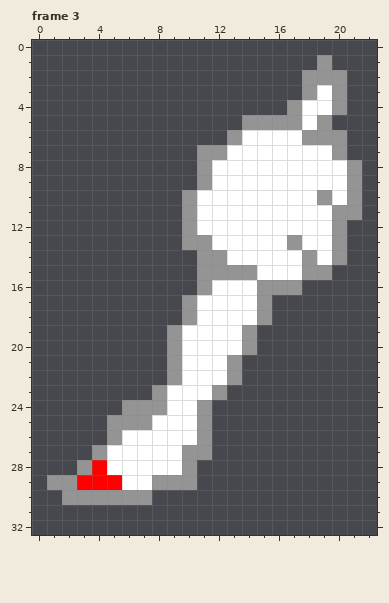
Pixel-art file: resources/sources/icons.ase. That is the earlier state.
32x64 pixels, 4 frames. Shown: frame 3: x 0..22, y 0..32. The commit also changed other frames, which this record leaves out.
The same view after the edit:
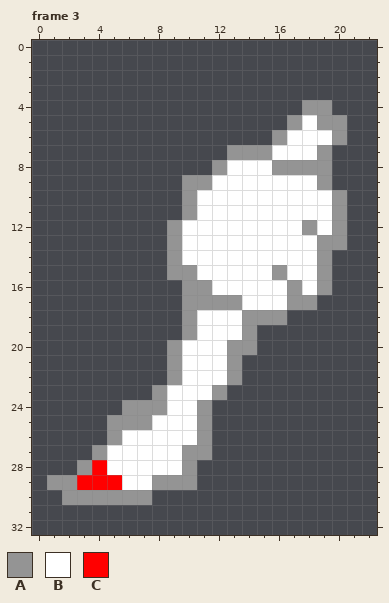
Palette (. is transparent): A #949494  B #ffffff  C #ff0000
Commit message: Add eraser icon
Difference:
--- frame 3, layer "tools"
@@ x 7..22 @@
  0 ................
- 1 ............A...
- 2 ...........AAA..
- 3 ...........ABA..
- 4 ..........ABBA..
- 5 .......AAAABA...
- 6 ......ABBBBAAA..
- 7 ....AABBBBBBBA..
- 8 ....ABBBBBBBBBA.
- 9 ....ABBBBBBBBBA.
-10 ...ABBBBBBBBABA.
-11 ...ABBBBBBBBBAA.
-12 ...ABBBBBBBBBA..
-13 ...AABBBBBABBA..
-14 ....AABBBBBABA..
-15 ....AAAABBBAA...
-16 ....ABBBAAA.....
-17 ...ABBBBA.......
-18 ...ABBBBA.......
-19 ..ABBBBA........
-20 ..ABBBBA........
+ 1 ................
+ 2 ................
+ 3 ................
+ 4 ...........AA...
+ 5 ..........ABAA..
+ 6 .........ABBBA..
+ 7 ......AAABBBA...
+ 8 .....ABBBAAAA...
+ 9 ...AABBBBBBBA...
+10 ...ABBBBBBBBBA..
+11 ...ABBBBBBBBBA..
+12 ..ABBBBBBBBABA..
+13 ..ABBBBBBBBBAA..
+14 ..ABBBBBBBBBA...
+15 ..AABBBBBABBA...
+16 ...AABBBBBABA...
+17 ...AAAABBBAA....
+18 ...ABBBAAA......
+19 ...ABBBA........
+20 ..ABBBAA........
 21 ..ABBBA.........
Pixel boxes of the changes (left, top, right, bottom) in both pictures:
changed: (167, 55, 362, 355)
